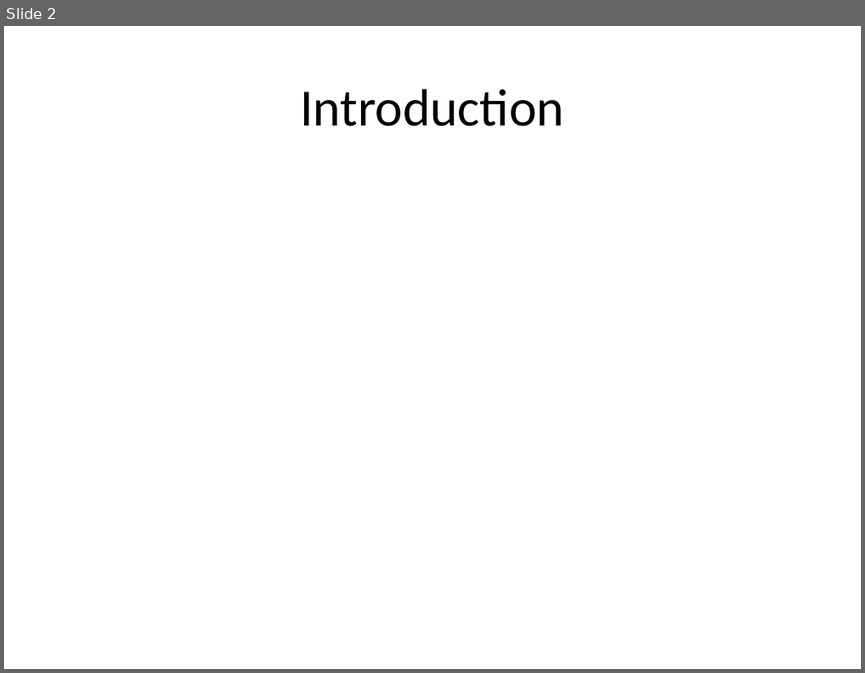
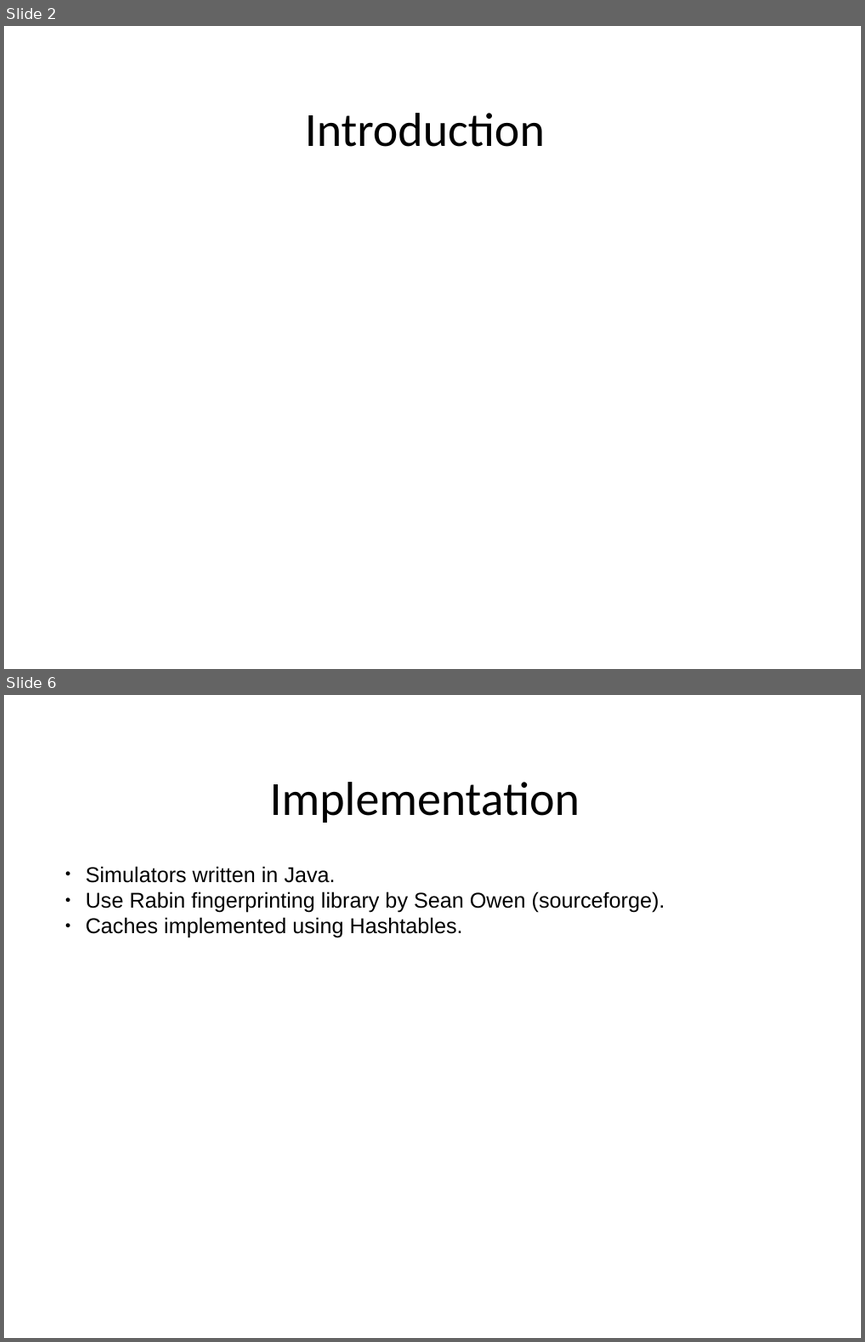
Before and after one commit to masomel/big-data-project, a slide deck: paper/Presentation_May17.pptx. Shown one above the other, each under a label of ours: slide 2 before the commit, slides 2 and 6 after it; the slides between them are not shown. The pictures are 865x673 and 865x1342 pixels, drawn with LibreOffice and Linux fonts; fonts in the diff are those of the drawing; background and template pictures are left out. Boxes give left, top, right and bottom in pixels: in the first picture for what was removed or moved away, otherwise in the second. Text is boxed around its words. In the diff, an @@ line names an element or a change of style, - is before the commit and + after.

```diff
--- a/paper/Presentation_May17.pptx
+++ b/paper/Presentation_May17.pptx
@@ slide 6 added at (x1=4, y1=695, x2=861, y2=1338), background picture (left out) @@
@@ text added at (x1=270, y1=782, x2=579, y2=823), 40 pt, text #000000 @@
+Implementation
@@ text added at (x1=86, y1=866, x2=665, y2=938), 18 pt, text #000000 @@
+● Simulators written in Java.
+● Use Rabin fingerprinting library by Sean Owen (sourceforge).
+● Caches implemented using Hashtables.
@@ slide 2 changed as well @@
@@ text "Introduction" moved from (x1=300, y1=89, x2=564, y2=126) to (x1=305, y1=113, x2=545, y2=147) @@
@@ text "Introduction" at (x1=305, y1=113, x2=545, y2=147): size 44 to 40 pt @@
```
Also in this commit, not shown: 7 other slides changed, 7 other slides added, 7 slides removed.
